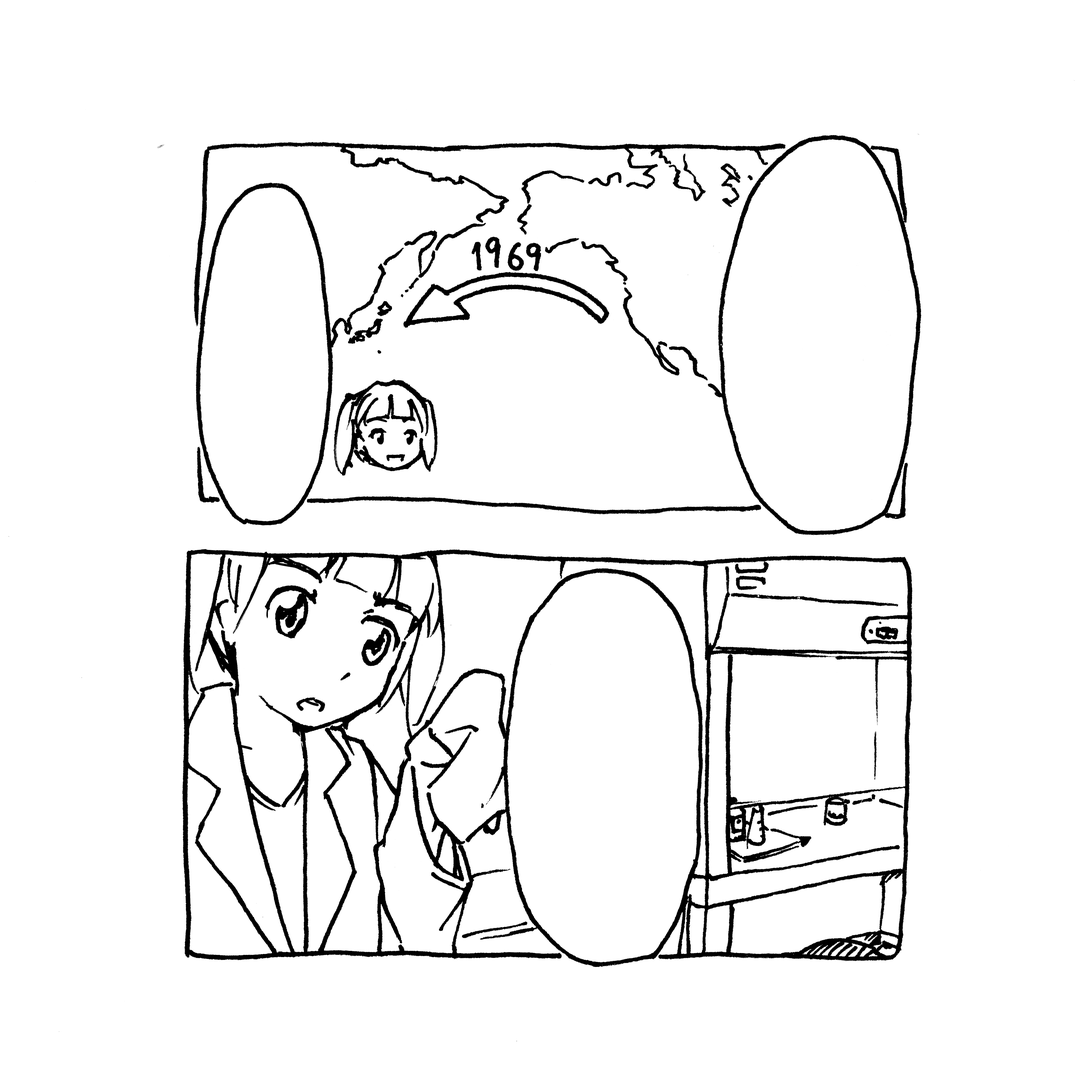
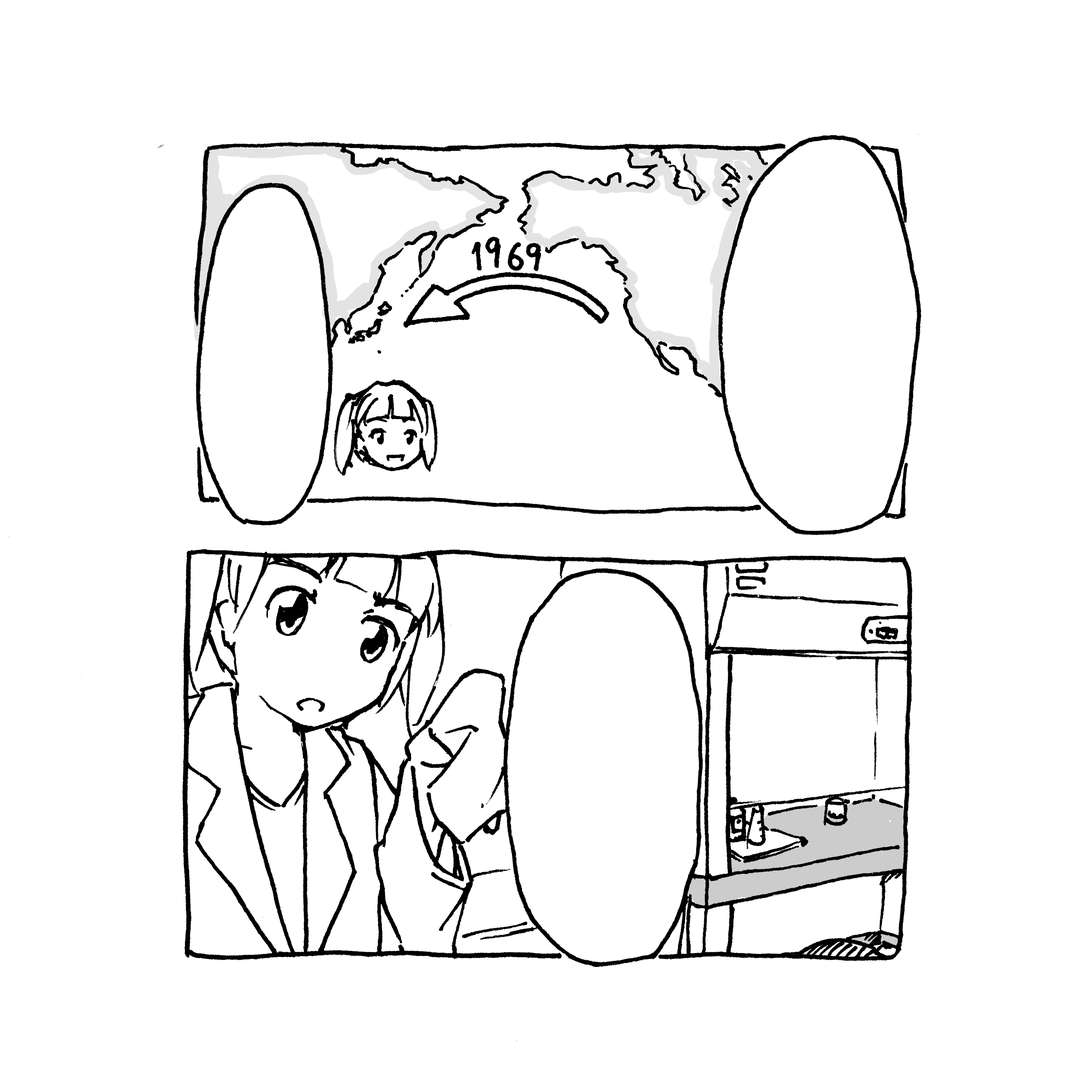
Revision of a layered 1091×1091 image; what changed, layer by layer:
added layer "レイヤー 2" (11%) above "レイヤー 1" over (193, 143, 772, 394)
added layer "レイヤー 1" (20%) above "レイヤー 3" over (687, 798, 909, 947)
added layer "レイヤー 3" above "背景" over (340, 672, 351, 681)
added layer "背景" over (183, 143, 909, 947)
